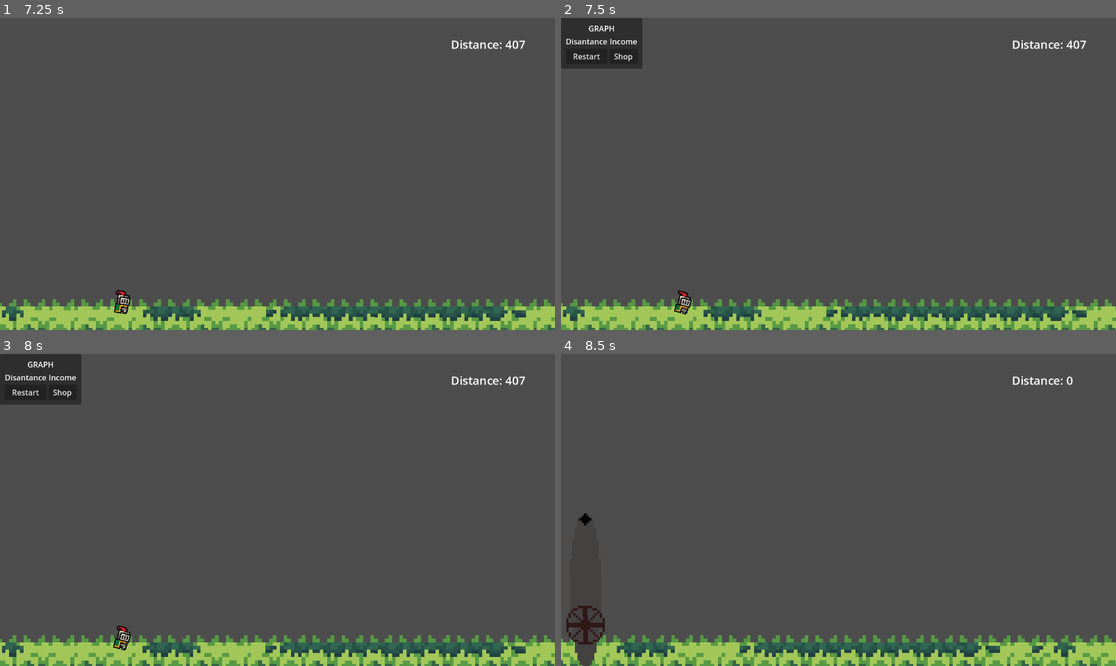
Above: before the commit, frames 1-4 (two rows, left to right).
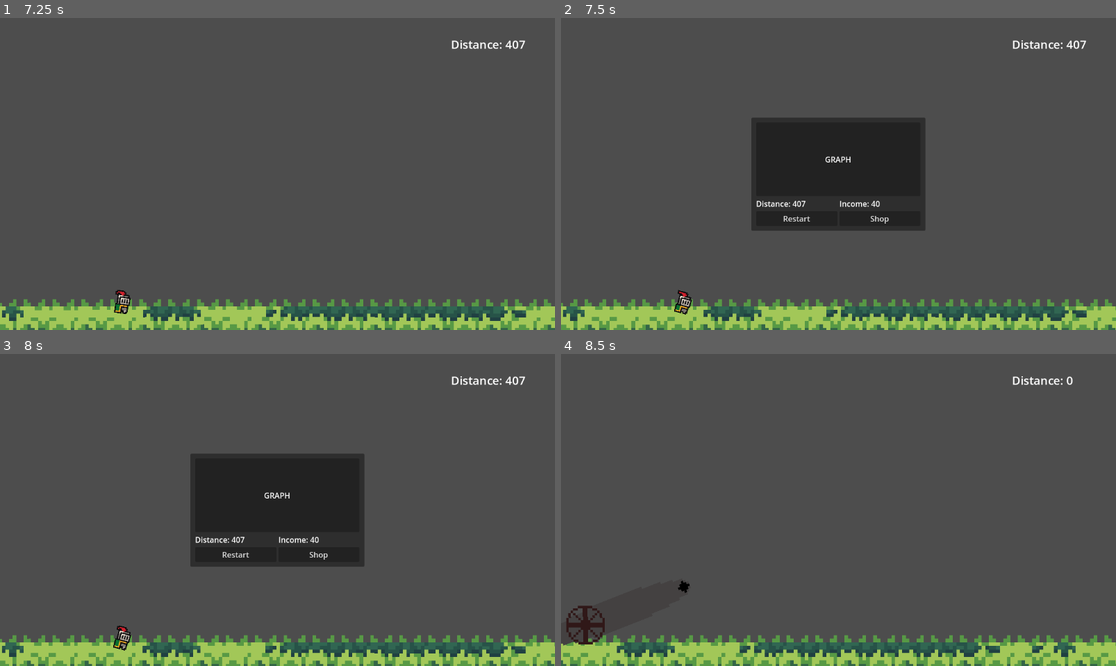
Above: after the commit, the same moments.

Repository: Alexzmerana/GoHomeGame
Game: Godot game, scene res://scenes/game.tscn
Same seed, same stepped clock (60 frames per second), same inputs: the game is played once before the commit and once after it.
Inputs (mouse positions are in pixels of both pictures, inside the frame that each line leads up to):
- Up to frame 1 (7.25 s): tap Enter at 0.5 s; move the mouse to (399, 158) at 0.52 s; click (399, 158) at 0.6 s; move the mouse to (166, 189) at 1.27 s; click (166, 189) at 1.35 s; move the mouse to (333, 105) at 2.02 s; click (333, 105) at 2.1 s; move the mouse to (249, 236) at 2.77 s; click (249, 236) at 2.85 s; move the mouse to (444, 220) at 3.52 s; click (444, 220) at 3.6 s; move the mouse to (111, 127) at 4.27 s; click (111, 127) at 4.35 s; move the mouse to (305, 174) at 5.02 s; click (305, 174) at 5.1 s; move the mouse to (194, 96) at 5.77 s; click (194, 96) at 5.85 s; move the mouse to (399, 158) at 6.52 s; click (399, 158) at 6.6 s
- Up to frame 2 (7.5 s): move the mouse to (727, 189) at 7.27 s; click (727, 189) at 7.35 s
- Up to frame 3 (8 s): no input
- Up to frame 4 (8.5 s): click "Restart" at 8 s

Frame 1 is identical in both runs. In frame 2, 14% of the frame differs, in the area x 0-66%, y 0-69%; in frame 3, 14%; in frame 4, 0.4%.

Commit message:
shop menu

Diff:
--- a/scenes/game.tscn
+++ b/scenes/game.tscn
@@ -1,13 +1,14 @@
-[gd_scene load_steps=9 format=3 uid="uid://drbemtmre6y8d"]
+[gd_scene load_steps=10 format=3 uid="uid://drbemtmre6y8d"]
 
 [ext_resource type="Script" uid="uid://dn1y88dhccu03" path="res://scripts/game.gd" id="1_lbhrr"]
 [ext_resource type="PackedScene" uid="uid://yu776b2o4cux" path="res://scenes/ground.tscn" id="2_iywne"]
-[ext_resource type="PackedScene" uid="uid://bxkcqodivqruf" path="res://scenes/restart_screen.tscn" id="2_u5sy4"]
+[ext_resource type="PackedScene" uid="uid://bjiv8yrnnngby" path="res://scenes/restart_screen.tscn" id="2_u5sy4"]
 [ext_resource type="PackedScene" uid="uid://dfnvem0efuepl" path="res://scenes/player.tscn" id="3_p57ef"]
 [ext_resource type="Script" uid="uid://b06egvnu6tef3" path="res://scripts/player.gd" id="4_u5sy4"]
 [ext_resource type="PackedScene" uid="uid://buar36ap7lcyg" path="res://scenes/cannon.tscn" id="5_iywne"]
 [ext_resource type="Script" uid="uid://cdqfhbvc6cko6" path="res://scripts/cannon.gd" id="6_p57ef"]
 [ext_resource type="PackedScene" uid="uid://dvl054gc1e5bs" path="res://scenes/hud.tscn" id="8_gee14"]
+[ext_resource type="PackedScene" uid="uid://1qvtybxqip7e" path="res://scenes/shop_menu.tscn" id="9_0tnpc"]
 
 [node name="Game" type="Node2D"]
 script = ExtResource("1_lbhrr")
@@ -32,3 +33,5 @@
 
 [node name="RestartScreen" parent="." instance=ExtResource("2_u5sy4")]
 visible = false
+
+[node name="ShopMenu" parent="." instance=ExtResource("9_0tnpc")]
--- a/scenes/restart.tscn
+++ /dev/null
@@ -1,10 +0,0 @@
-[gd_scene load_steps=0 format=3 uid="uid://ct6sm6mwoxutk"]
-
-[node name="Restart" type="CanvasLayer"]
-
-[node name="Button" type="Button" parent="."]
-offset_left = 2.0
-offset_top = 1.0
-offset_right = 77.0
-offset_bottom = 32.0
-text = "RESTART"
--- a/scenes/restart_screen.tscn
+++ b/scenes/restart_screen.tscn
@@ -6,8 +6,17 @@
 script = ExtResource("1_7n4ce")
 
 [node name="PanelContainer" type="PanelContainer" parent="."]
-offset_right = 40.0
-offset_bottom = 40.0
+anchors_preset = 8
+anchor_left = 0.5
+anchor_top = 0.5
+anchor_right = 0.5
+anchor_bottom = 0.5
+offset_left = -180.75
+offset_top = -117.5
+offset_right = 180.75
+offset_bottom = 117.5
+grow_horizontal = 2
+grow_vertical = 2
 
 [node name="MarginContainer" type="MarginContainer" parent="PanelContainer"]
 layout_mode = 2
@@ -19,7 +28,11 @@
 [node name="VBoxContainer" type="VBoxContainer" parent="PanelContainer/MarginContainer"]
 layout_mode = 2
 
-[node name="Label" type="Label" parent="PanelContainer/MarginContainer/VBoxContainer"]
+[node name="PanelContainer" type="PanelContainer" parent="PanelContainer/MarginContainer/VBoxContainer"]
+layout_mode = 2
+size_flags_vertical = 3
+
+[node name="Label" type="Label" parent="PanelContainer/MarginContainer/VBoxContainer/PanelContainer"]
 layout_mode = 2
 text = "GRAPH"
 horizontal_alignment = 1
@@ -30,11 +43,11 @@
 
 [node name="FinalDistanceLabel" type="Label" parent="PanelContainer/MarginContainer/VBoxContainer/GridContainer"]
 layout_mode = 2
-text = "Disantance"
+text = "Disantance:"
 
 [node name="IncomeEarnedLabel" type="Label" parent="PanelContainer/MarginContainer/VBoxContainer/GridContainer"]
 layout_mode = 2
-text = "Income"
+text = "Income:"
 
 [node name="Restart" type="Button" parent="PanelContainer/MarginContainer/VBoxContainer/GridContainer"]
 layout_mode = 2
--- /dev/null
+++ b/scenes/shop_menu.tscn
@@ -0,0 +1,22 @@
+[gd_scene format=3 uid="uid://1qvtybxqip7e"]
+
+[node name="ShopMenu" type="CanvasLayer"]
+
+[node name="TabBar" type="TabBar" parent="."]
+offset_right = 40.0
+offset_bottom = 40.0
+
+[node name="Label" type="Label" parent="TabBar"]
+layout_mode = 0
+offset_right = 40.0
+offset_bottom = 23.0
+
+[node name="Label2" type="Label" parent="TabBar"]
+layout_mode = 0
+offset_right = 40.0
+offset_bottom = 23.0
+
+[node name="Label3" type="Label" parent="TabBar"]
+layout_mode = 0
+offset_right = 40.0
+offset_bottom = 23.0
--- a/scripts/cannon.gd
+++ b/scripts/cannon.gd
@@ -5,7 +5,7 @@
 @onready var game_node = $".."
 # Cannon angles in radians
 const MAX_CANNON_ANGLE := 0
-const MIN_CANNON_ANGLE := -PI/2
+const MIN_CANNON_ANGLE := -PI/2 + PI/8
 
 @export var cannon_length := 87.0:
 	set(new_val):
--- a/scripts/game.gd
+++ b/scripts/game.gd
@@ -52,6 +52,16 @@
 	distance_label.text = "Distance: 0"
 	distance_travelled = 0.0
 
+func post_launch_actions() -> void:
+	restart_screen.visible = true
+	var income = int(distance_travelled * distance_income_scalar)
+	if not income_added:
+		income_added = true
+		player.account_balance += income
+	var post_launch_distance = $RestartScreen/PanelContainer/MarginContainer/VBoxContainer/GridContainer/FinalDistanceLabel
+	var post_launch_income = $RestartScreen/PanelContainer/MarginContainer/VBoxContainer/GridContainer/IncomeEarnedLabel
+	post_launch_distance.text = "Distance: " + str(int(distance_travelled))
+	post_launch_income.text = "Income: " + str(income)
 
 func _process(delta: float) -> void:
 
@@ -69,9 +79,5 @@
 		#camera.zoom = camera.zoom.lerp(target_zoom, delta * 5.0)
 
 	# Post launch actions
-	if post_launch:
-		restart_screen.visible = true
-		if not income_added:
-			income_added = true
-			player.account_balance += int(distance_travelled * distance_income_scalar)
-		print(player.account_balance)
+	if post_launch and not income_added:
+		post_launch_actions()
Not shown: 1 places in scenes/restart_screen.tscn that only renumber resources
